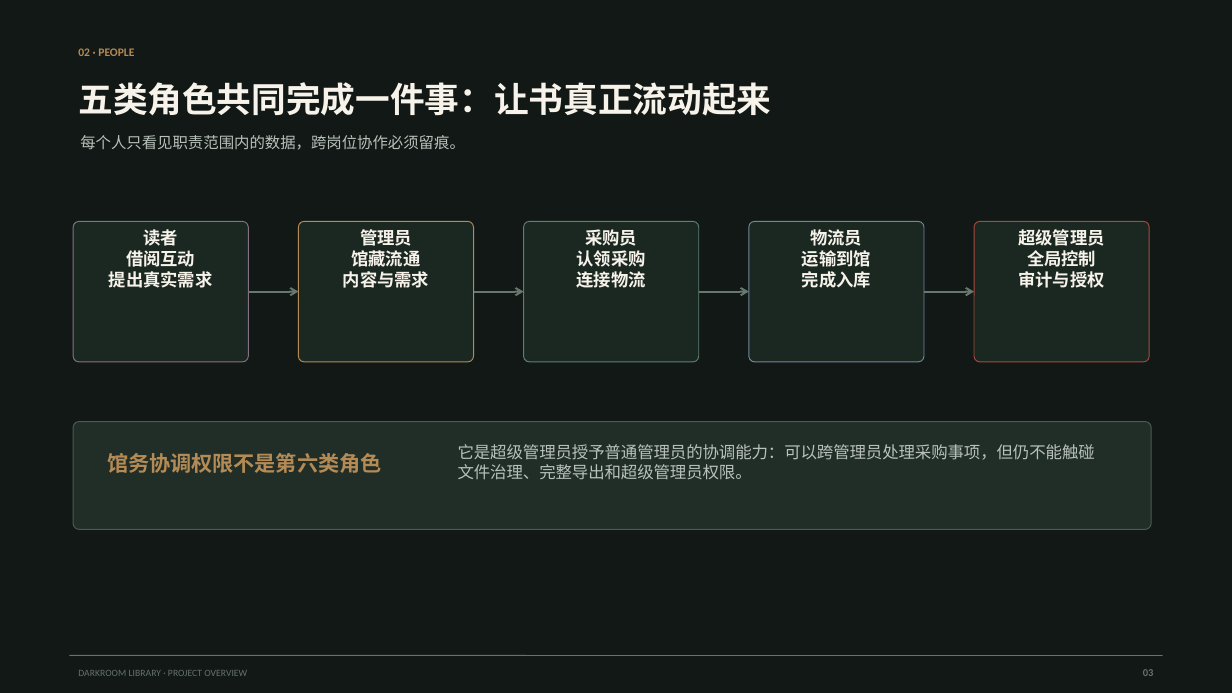
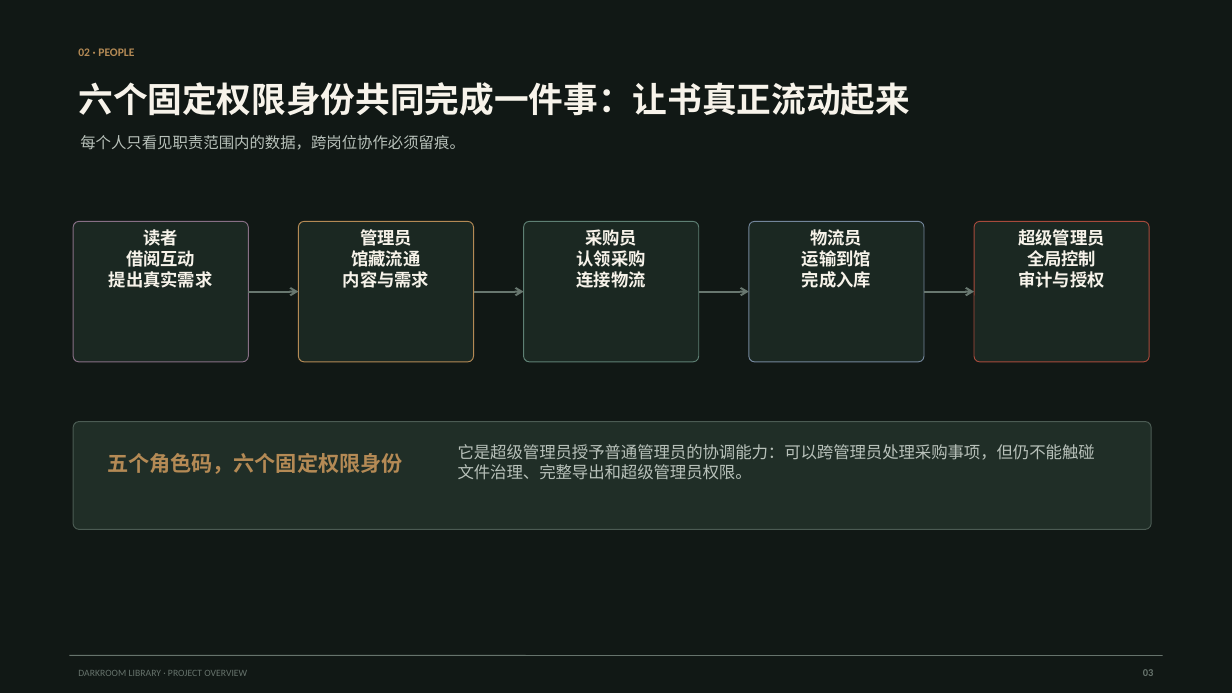
Before and after one commit to NoctilumeDev/DarkRoomLibrary, a slide deck: slide 3 of docs/DarkRoomLibrary-project-overview.pptx. Drawn at 1232x693 pixels with LibreOffice and Linux fonts; fonts in the diff are those of the drawing. Boxes give left, top, right and bottom in pixels: in the first picture for what was removed or moved away, otherwise in the second. Text is boxed around its words. In the diff, an @@ line names an element or a change of style, - is before the commit and + after.

```diff
--- a/docs/DarkRoomLibrary-project-overview.pptx
+++ b/docs/DarkRoomLibrary-project-overview.pptx
@@ text at [78,82,910,116]: text changed @@
-五类角色共同完成一件事：让书真正流动起来
+六个固定权限身份共同完成一件事：让书真正流动起来
@@ text at [107,453,402,474]: text changed @@
-馆务协调权限不是第六类角色
+五个角色码，六个固定权限身份
```
Also in this commit, not shown: 2 other slides changed, 28 other files.
